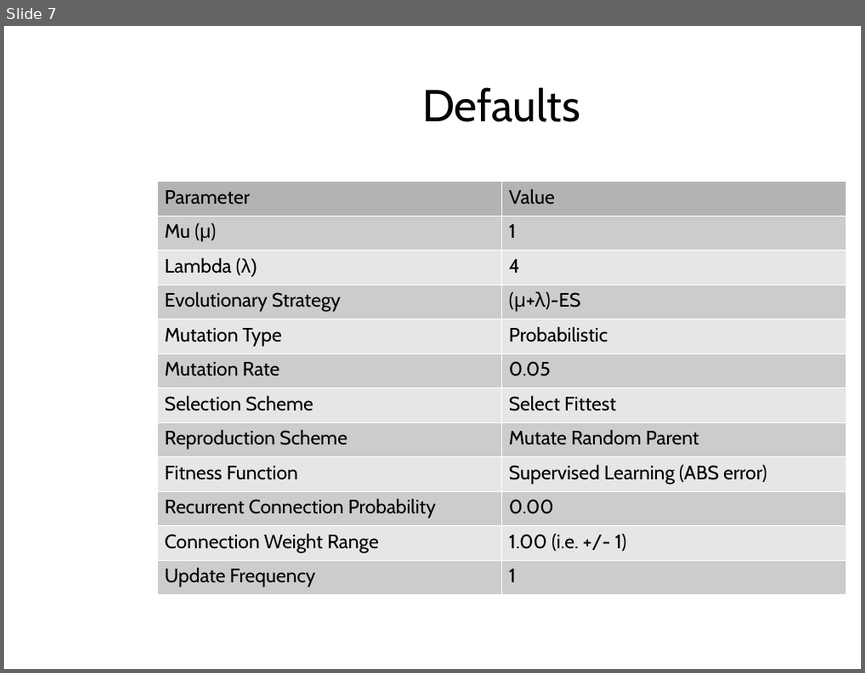
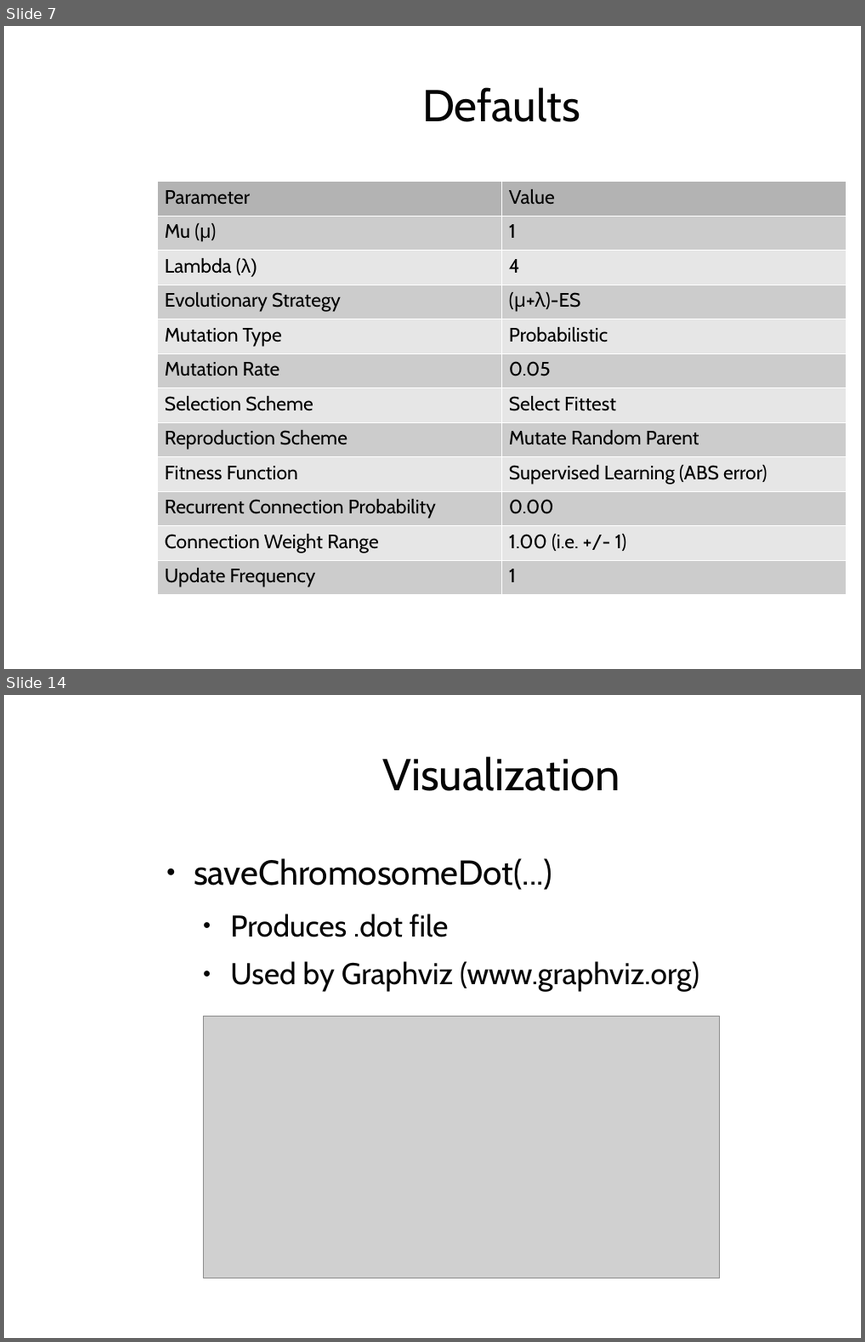
Before and after one commit to AndrewJamesTurner/CGP-Library, a slide deck: presentation/introduction.odp. Shown one above the other, each under a label of ours: slide 7 before the commit, slides 7 and 14 after it; the slides between them are not shown. The pictures are 865x673 and 865x1342 pixels, drawn with LibreOffice and Linux fonts; fonts in the diff are those of the drawing; grey boxes stand for pictures; background and template pictures are left out. Boxes give left, top, right and bottom in pixels: in the first picture for what was removed or moved away, otherwise in the second. Text is boxed around its words. In the diff, an @@ line names an element or a change of style, - is before the commit and + after.

```diff
--- a/presentation/introduction.odp
+++ b/presentation/introduction.odp
@@ slide 14 added at (4, 695, 861, 1338), background picture (left out) @@
@@ title added at (382, 756, 619, 791), 41.3 pt, text #050505 @@
+Visualization
@@ text added at (194, 858, 699, 992), 27.8 pt, text #050505 @@
+● saveChromosomeDot(...)
+  ● Produces .dot file
+  ● Used by Graphviz (www.graphviz.org)
@@ picture added at (203, 1016, 720, 1278) @@
```
Also in this commit, not shown: 5 other slides changed, 11 other slides added, 14 other files.
